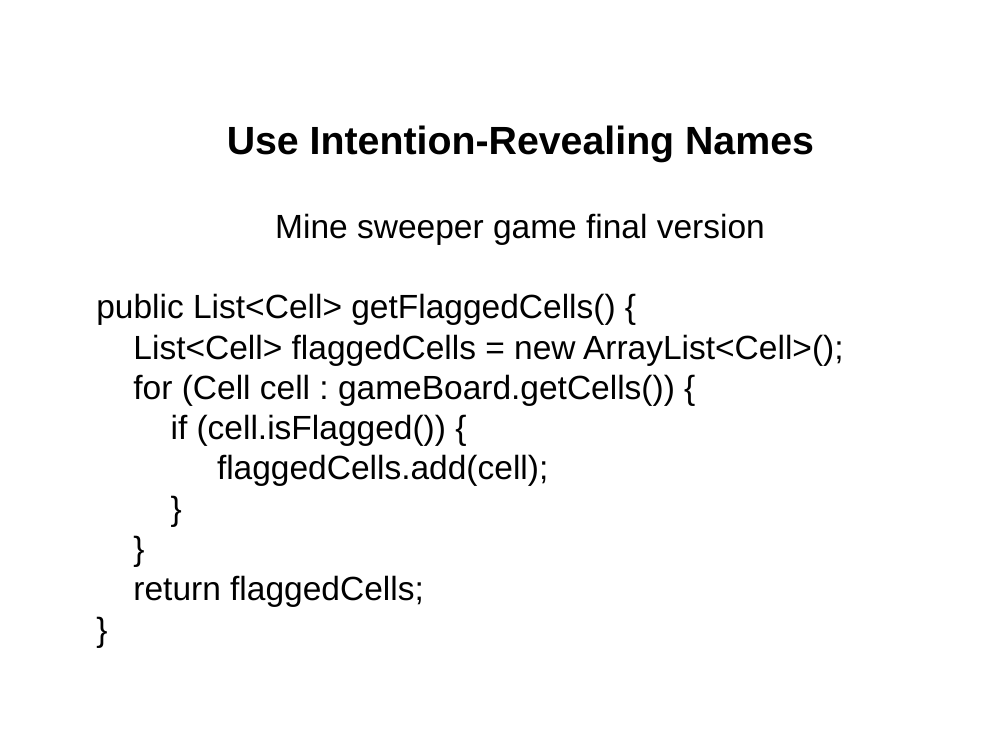
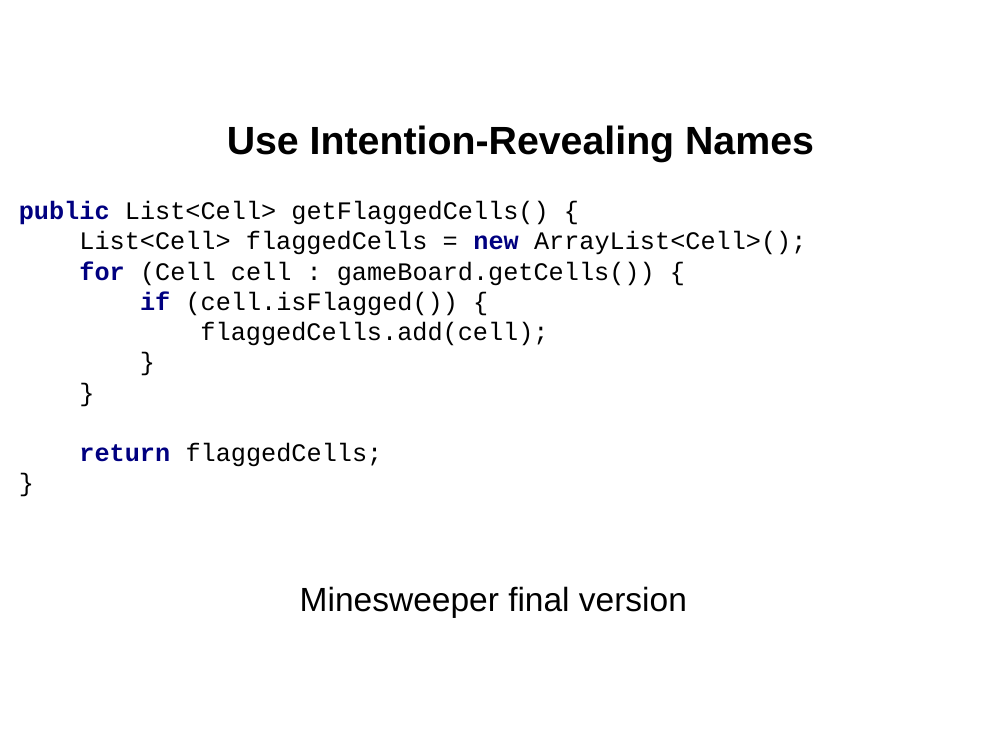
Before and after one commit to cvmocanu/clean-code-presentation, a slide deck: slide 14 of Clean Code.pptx. Drawn at 1008x756 pixels with LibreOffice and Linux fonts; fonts in the diff are those of the drawing. Boxes give left, top, right and bottom in pixels: in the first picture for what was removed or moved away, otherwise in the second. Text is boxed around its words. In the diff, an @@ line names an element or a change of style, - is before the commit and + after.

```diff
--- a/Clean Code.pptx
+++ b/Clean Code.pptx
@@ text at bbox=[19, 201, 806, 617]: text changed; size 26.7 to 20 pt; font Arial to Courier New @@
-Mine sweeper game final version
-public List<Cell> getFlaggedCells() {
-List<Cell> flaggedCells = new ArrayList<Cell>();
-for (Cell cell : gameBoard.getCells()) {
-if (cell.isFlagged()) {
-flaggedCells.add(cell);
-}
-}
-return flaggedCells;
-}
+public List<Cell> getFlaggedCells() {
+List<Cell> flaggedCells = new ArrayList<Cell>();
+for (Cell cell : gameBoard.getCells()) {
+if (cell.isFlagged()) {
+flaggedCells.add(cell);
+}
+}
+return flaggedCells;
+}
+Minesweeper final version
```
Also in this commit, not shown: 9 other slides changed, 10 slides added.
